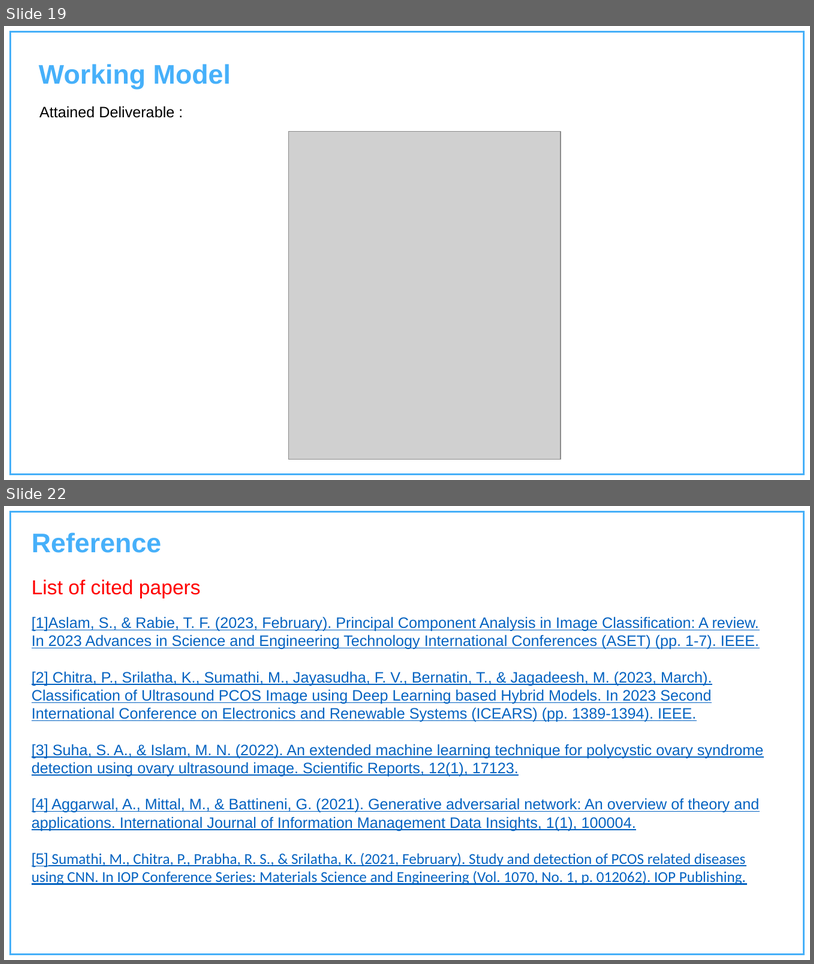
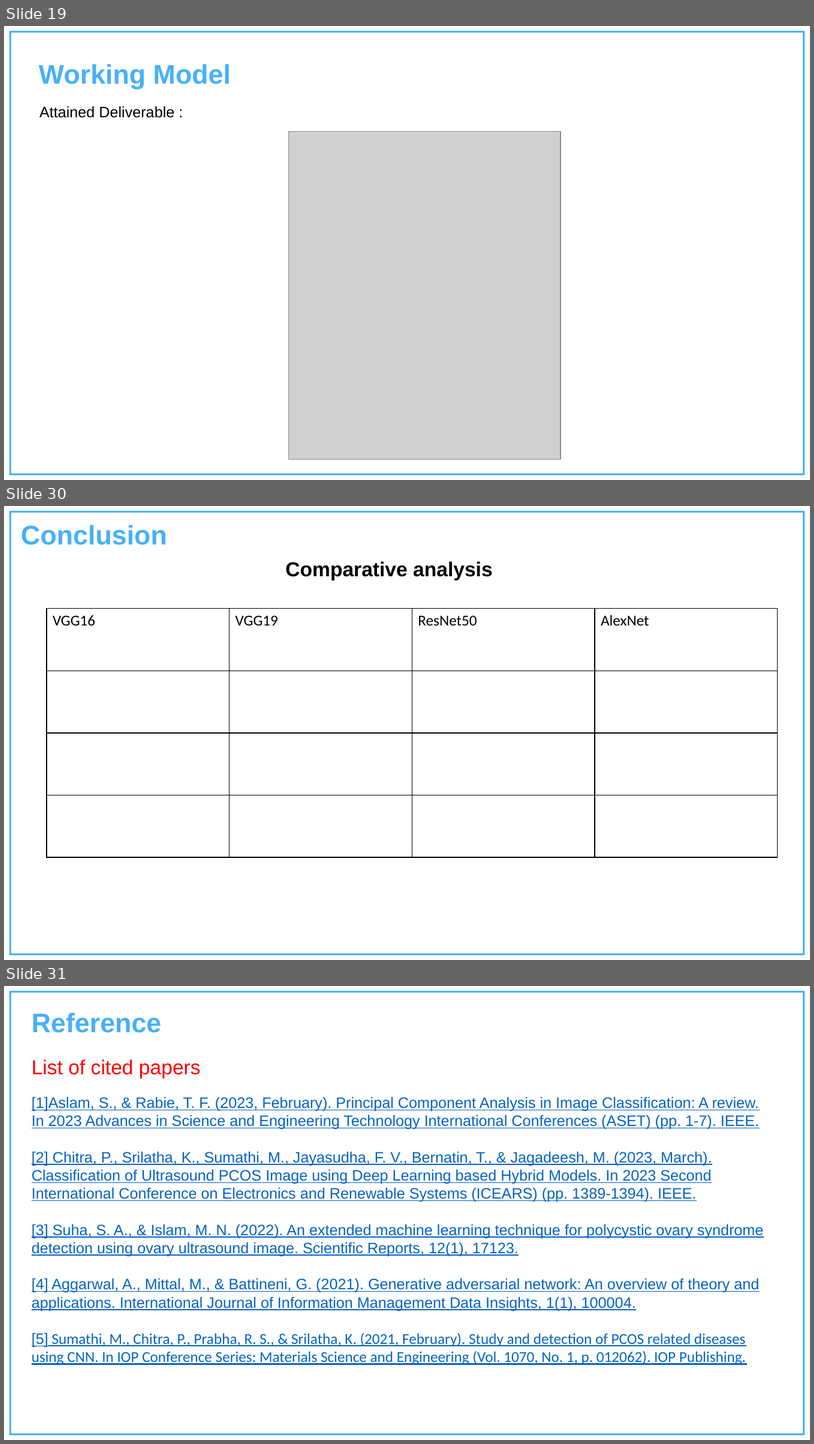
Before and after one commit to Charu-2718/PCause, a slide deck: documentation/Presentation.pptx. Shown one above the other, each under a label of ours: slides 19 and 22 before the commit, slides 19, 30 and 31 after it; the slides between them are not shown. The pictures are 814x964 and 814x1444 pixels, drawn with LibreOffice and Linux fonts; fonts in the diff are those of the drawing; grey boxes stand for pictures; background and template pictures are left out. Boxes give left, top, right and bottom in pixels: in the first picture for what was removed or moved away, otherwise in the second. Text is boxed around its words. In the diff, an @@ line names an element or a change of style, - is before the commit and + after.

```diff
--- a/documentation/Presentation.pptx
+++ b/documentation/Presentation.pptx
@@ slide 30 added at (4, 506, 810, 960), background #FFFFFF; not listed: 1 template element that a slide beside it also shows @@
@@ text added at (21, 525, 167, 545), 32 pt, text #46B0FA, bold @@
+Conclusion
@@ text added at (285, 561, 493, 580), 24 pt, text #000000, bold @@
+Comparative analysis
@@ table added at (47, 609, 777, 858), 4 rows, 4 columns @@
+VGG16 | VGG19 | ResNet50 | AlexNet
+ |  |  | 
+ |  |  | 
+ |  |  | 
@@ what was slide 22 is now slide 31 @@
```
Also in this commit, not shown: 10 other slides added, 2 slides removed, 27 other files.
